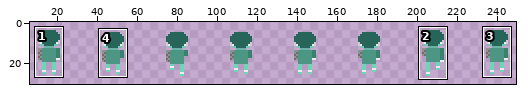
A sprite sheet gets an edit: Assets/Sprites/Player/PlayerButt-Sheet.png. The picture above shows the old version from afar; the outline marks the close-up.
Close-up. As it was:
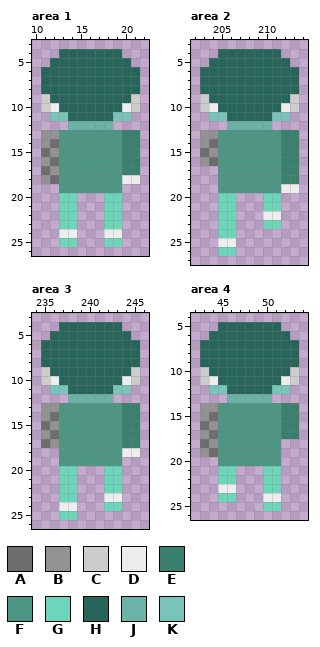
The file is 256x32 pixels. Shown: area 1: x 10..22, y 3..26; area 2: x 202..214, y 3..27; area 3: x 234..246, y 3..26; area 4: x 42..54, y 4..26. The wide view leaves out empty margins. The commit also changed other parts of the picture, which this record leaves out.
Palette (. is transparent): A #6d6d6d  B #929292  C #cdcdcd  D #ededed  E #3a806e  F #4c9683  G #6dd6ba  H #27645a  J #6db2a7  K #78c4b8
Pixels before, area 1, first column x 11:
 4 ..HHHHHHH..
 5 .HHHHHHHHH.
 6 HHHHHHHHHHH
 7 HHHHHHHHHHH
 8 HHHHHHHHHHH
 9 CHHHHHHHHHC
10 CDHHHHHHHDC
11 .KKHHHHHKK.
12 ...JJJJJ...
13 BBFFFFFFFEE
14 BAFFFFFFFEE
15 ABFFFFFFFEE
16 BAFFFFFFFEE
17 ABFFFFFFFEE
18 BAFFFFFFFDD
19 ..FFFFFFF..
20 ..GG...GG..
21 ..GG...GG..
22 ..GG...GG..
23 ..GG...GG..
24 ..DD...DD..
25 ..GG...GG..
Pixels before, area 2, first column x 203:
 4 ..HHHHHHH..
 5 .HHHHHHHHH.
 6 HHHHHHHHHHH
 7 HHHHHHHHHHH
 8 HHHHHHHHHHH
 9 CHHHHHHHHHC
10 CDHHHHHHHDC
11 .KKHHHHHKK.
12 ...JJJJJ...
13 BBFFFFFFFEE
14 BAFFFFFFFEE
15 ABFFFFFFFEE
16 BAFFFFFFFEE
17 ..FFFFFFFEE
18 ..FFFFFFFEE
19 ..FFFFFFFDD
20 ..GG...GG..
21 ..GG...GG..
22 ..GG...DD..
23 ..GG...GG..
24 ..GG.......
25 ..DD.......
26 ..GG.......
Pixels before, area 3, first column x 235:
 4 ..HHHHHHH..
 5 .HHHHHHHHH.
 6 HHHHHHHHHHH
 7 HHHHHHHHHHH
 8 HHHHHHHHHHH
 9 CHHHHHHHHHC
10 CDHHHHHHHDC
11 .KKHHHHHKK.
12 ...JJJJJ...
13 BBFFFFFFFEE
14 BAFFFFFFFEE
15 ABFFFFFFFEE
16 BAFFFFFFFEE
17 ABFFFFFFFEE
18 ..FFFFFFFDD
19 ..FFFFFFF..
20 ..GG...GG..
21 ..GG...GG..
22 ..GG...GG..
23 ..GG...DD..
24 ..DD...GG..
25 ..GG.......
Pixels before, area 4, first column x 43:
 5 ..HHHHHHH..
 6 .HHHHHHHHH.
 7 HHHHHHHHHHH
 8 HHHHHHHHHHH
 9 HHHHHHHHHHH
10 CHHHHHHHHHC
11 CDHHHHHHHDC
12 .KKHHHHHKK.
13 ...JJJJJ...
14 BBFFFFFFFEE
15 BAFFFFFFFEE
16 ABFFFFFFFEE
17 BAFFFFFFFEE
18 ABFFFFFFF..
19 BAFFFFFFF..
20 ..FFFFFFF..
21 ..GG...GG..
22 ..GG...GG..
23 ..DD...GG..
24 ..GG...DD..
25 .......GG..
After the commit:
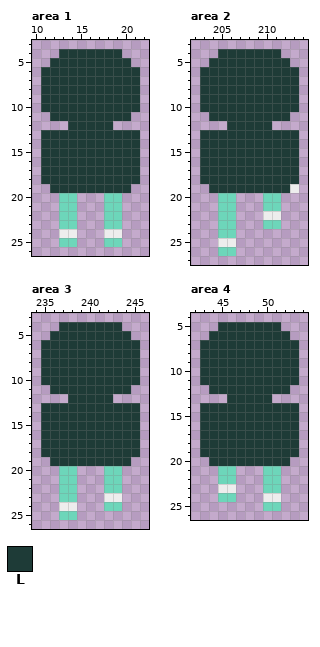
Colours new in this view: L #1e3b37
Change:
Changed rows in their new state; - is an unchanged pixel.
Area 1:
first column x 11:
 4 --LLLLLLL--
 5 -LLLLLLLLL-
 6 LLLLLLLLLLL
 7 LLLLLLLLLLL
 8 LLLLLLLLLLL
 9 LLLLLLLLLLL
10 LLLLLLLLLLL
11 -LLLLLLLLL-
12 ---LLLLL---
13 LLLLLLLLLLL
14 LLLLLLLLLLL
15 LLLLLLLLLLL
16 LLLLLLLLLLL
17 LLLLLLLLLLL
18 LLLLLLLLLLL
19 -LLLLLLLLL-
Area 2:
first column x 203:
 4 --LLLLLLL--
 5 -LLLLLLLLL-
 6 LLLLLLLLLLL
 7 LLLLLLLLLLL
 8 LLLLLLLLLLL
 9 LLLLLLLLLLL
10 LLLLLLLLLLL
11 -LLLLLLLLL-
12 ---LLLLL---
13 LLLLLLLLLLL
14 LLLLLLLLLLL
15 LLLLLLLLLLL
16 LLLLLLLLLLL
17 LLLLLLLLLLL
18 LLLLLLLLLLL
19 -LLLLLLLLL-
Area 3:
first column x 235:
 4 --LLLLLLL--
 5 -LLLLLLLLL-
 6 LLLLLLLLLLL
 7 LLLLLLLLLLL
 8 LLLLLLLLLLL
 9 LLLLLLLLLLL
10 LLLLLLLLLLL
11 -LLLLLLLLL-
12 ---LLLLL---
13 LLLLLLLLLLL
14 LLLLLLLLLLL
15 LLLLLLLLLLL
16 LLLLLLLLLLL
17 LLLLLLLLLLL
18 LLLLLLLLLLL
19 -LLLLLLLLL-
Area 4:
first column x 43:
 5 --LLLLLLL--
 6 -LLLLLLLLL-
 7 LLLLLLLLLLL
 8 LLLLLLLLLLL
 9 LLLLLLLLLLL
10 LLLLLLLLLLL
11 LLLLLLLLLLL
12 -LLLLLLLLL-
13 ---LLLLL---
14 LLLLLLLLLLL
15 LLLLLLLLLLL
16 LLLLLLLLLLL
17 LLLLLLLLLLL
18 LLLLLLLLLLL
19 LLLLLLLLLLL
20 -LLLLLLLLL-
Changed places in both close-ups, as pixel boxes (x1, y1, x2, y2):
changed: (41, 49, 140, 193)
changed: (200, 49, 299, 193)
changed: (41, 322, 140, 466)
changed: (200, 322, 299, 466)
